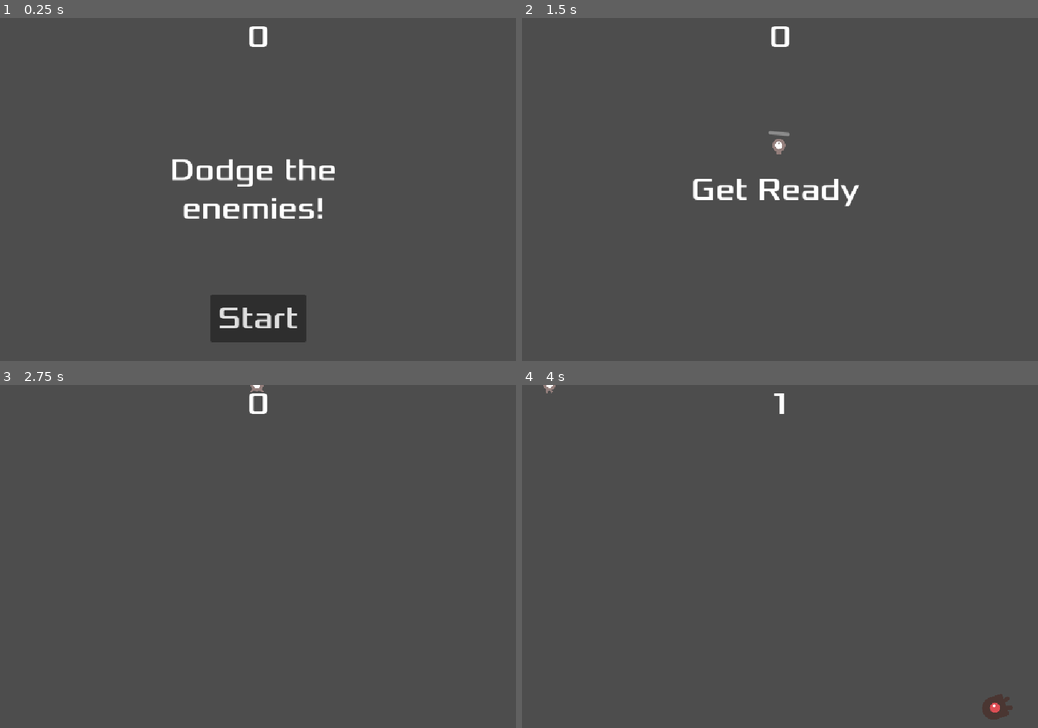
Above: before the commit, frames 1-4 (two rows, left to right).
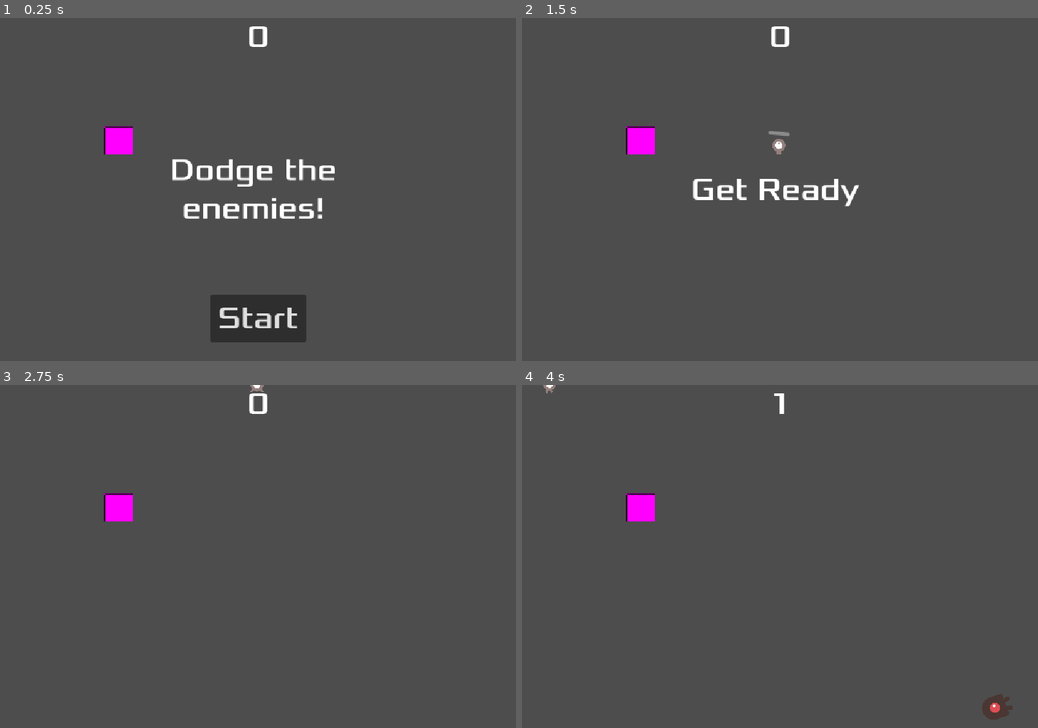
Above: after the commit, the same moments.

Repository: Maciekm1/game5
Game: Godot game, scene res://scenes/main.tscn
Same seed, same stepped clock (60 frames per second), same inputs: the game is played once before the commit and once after it.
Inputs:
- Up to frame 1 (0.25 s): no input
- Up to frame 2 (1.5 s): click "Start" at 0.5 s; tap Enter at 1.25 s; hold Up (move_up) from 1.28 s (still down); tap Y (heal) at 1.35 s
- Up to frame 3 (2.75 s): keep holding Up (move_up); tap T (take_damage) at 2.1 s
- Up to frame 4 (4 s): release Up (move_up) at 2.78 s; hold A (move_left) from 2.78 s (still down); tap Y (heal) at 2.85 s; tap T (take_damage) at 3.6 s

The runs differ from the first frame. In frame 1, 0.5% of the frame differs, in the area x 20-26%, y 31-40%; in frame 2, 0.5%; in frame 3, 0.5%; in frame 4, 0.5%.

Commit message:
Implement debuffs

Diff:
--- /dev/null
+++ b/debuff.gd
@@ -0,0 +1 @@
+extends Node
--- /dev/null
+++ b/scenes/debuff.gd
@@ -0,0 +1,22 @@
+extends Area2D
+
+enum DEBUF_TYPE {
+	player_slow, enemy_speed_up, enemy_spawn_rate_up
+}
+
+@export var type: DEBUF_TYPE
+
+
+func _on_area_entered(area: Area2D) -> void:
+	if (area is Player):
+		match type:
+			DEBUF_TYPE.player_slow:
+				Globals.player_speed *= 0.9
+				print("test")
+			DEBUF_TYPE.enemy_speed_up:
+				Globals.enemy_speed_max *= 1.2
+				Globals.enemy_speed_min *= 1.2
+			DEBUF_TYPE.enemy_spawn_rate_up:
+				Globals.enemy_spawn_rate += 1
+
+		queue_free()
--- /dev/null
+++ b/scenes/debuff_container.tscn
@@ -0,0 +1,21 @@
+[gd_scene load_steps=4 format=3 uid="uid://b04w8b0t0yk5e"]
+
+[ext_resource type="Script" uid="uid://dkmqpcgkihdg1" path="res://scenes/debuff.gd" id="1_37frh"]
+
+[sub_resource type="RectangleShape2D" id="RectangleShape2D_hy03w"]
+size = Vector2(100, 58)
+
+[sub_resource type="PlaceholderTexture2D" id="PlaceholderTexture2D_korx6"]
+size = Vector2(60, 60)
+
+[node name="Debuff" type="Area2D"]
+collision_mask = 0
+script = ExtResource("1_37frh")
+
+[node name="CollisionShape2D" type="CollisionShape2D" parent="."]
+shape = SubResource("RectangleShape2D_hy03w")
+
+[node name="Sprite2D" type="Sprite2D" parent="."]
+texture = SubResource("PlaceholderTexture2D_korx6")
+
+[connection signal="area_entered" from="." to="." method="_on_area_entered"]
--- a/scenes/main.tscn
+++ b/scenes/main.tscn
@@ -1,9 +1,10 @@
-[gd_scene load_steps=6 format=3 uid="uid://cudwpcjq3uw3u"]
+[gd_scene load_steps=7 format=3 uid="uid://cudwpcjq3uw3u"]
 
 [ext_resource type="Script" uid="uid://c1b42bc8tat7e" path="res://scenes/main.gd" id="1_0wfyh"]
 [ext_resource type="PackedScene" uid="uid://cipl7yn08u4r0" path="res://scenes/mob.tscn" id="2_jyhfs"]
 [ext_resource type="PackedScene" uid="uid://c0vc4y15dm6iu" path="res://scenes/player.tscn" id="2_sugp2"]
-[ext_resource type="PackedScene" uid="uid://bjnkafesqndqs" path="res://scenes/hud.tscn" id="4_jyhfs"]
+[ext_resource type="PackedScene" uid="uid://dkuyq0075077k" path="res://scenes/hud.tscn" id="4_jyhfs"]
+[ext_resource type="PackedScene" uid="uid://b04w8b0t0yk5e" path="res://scenes/debuff_container.tscn" id="5_tbgi4"]
 
 [sub_resource type="Curve2D" id="Curve2D_jyhfs"]
 _data = {
@@ -16,6 +17,10 @@
 mob_scene = ExtResource("2_jyhfs")
 
 [node name="Player" parent="." instance=ExtResource("2_sugp2")]
+
+[node name="Debuff" parent="." instance=ExtResource("5_tbgi4")]
+position = Vector2(248, 256)
+collision_mask = 1
 
 [node name="MobTimer" type="Timer" parent="."]
 wait_time = 0.5
--- a/scenes/player.gd
+++ b/scenes/player.gd
@@ -1,4 +1,4 @@
-extends Area2D
+class_name Player extends Area2D
 
 @export var speed = 400
 @export var health_component: HealthComponent
Not shown, added: debuff.gd.uid
Not shown, added: scenes/debuff.gd.uid
